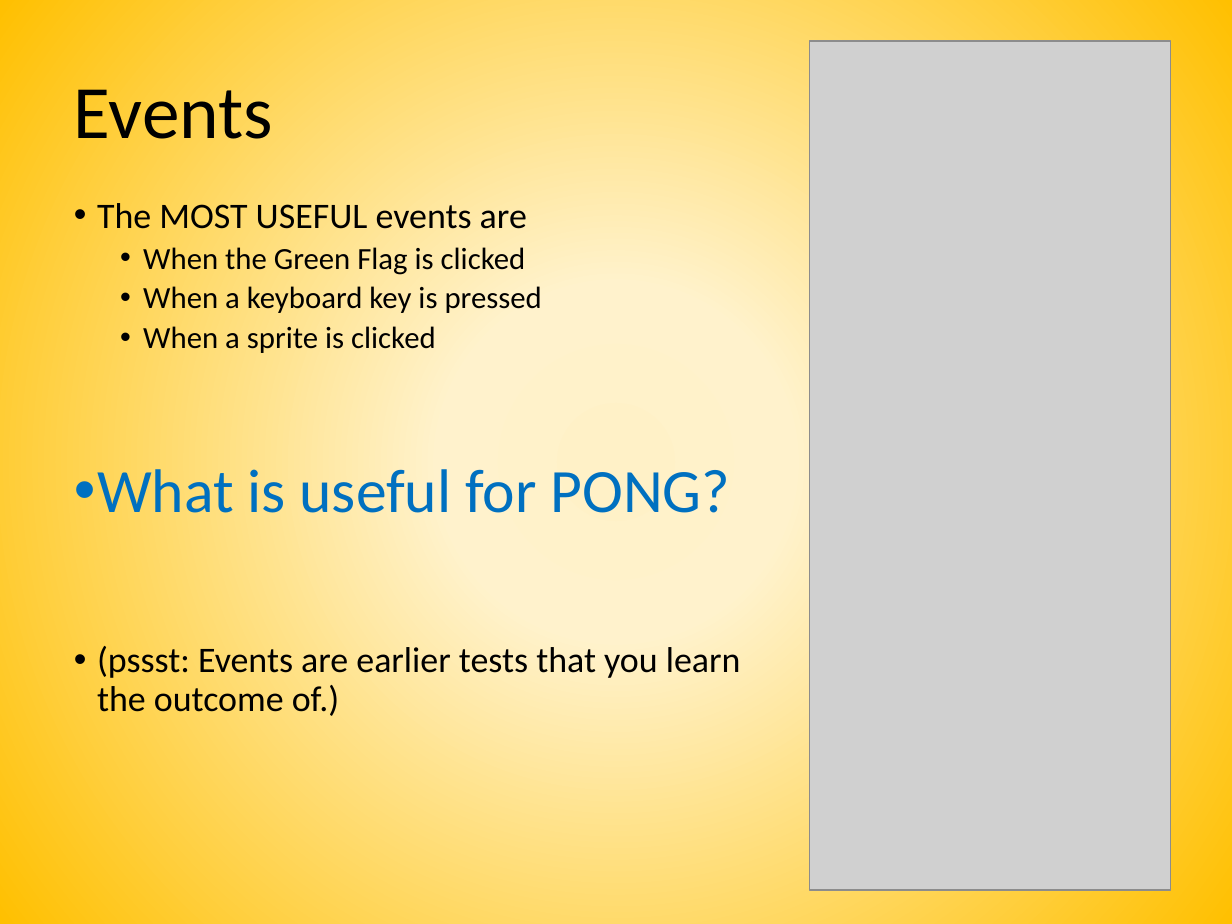
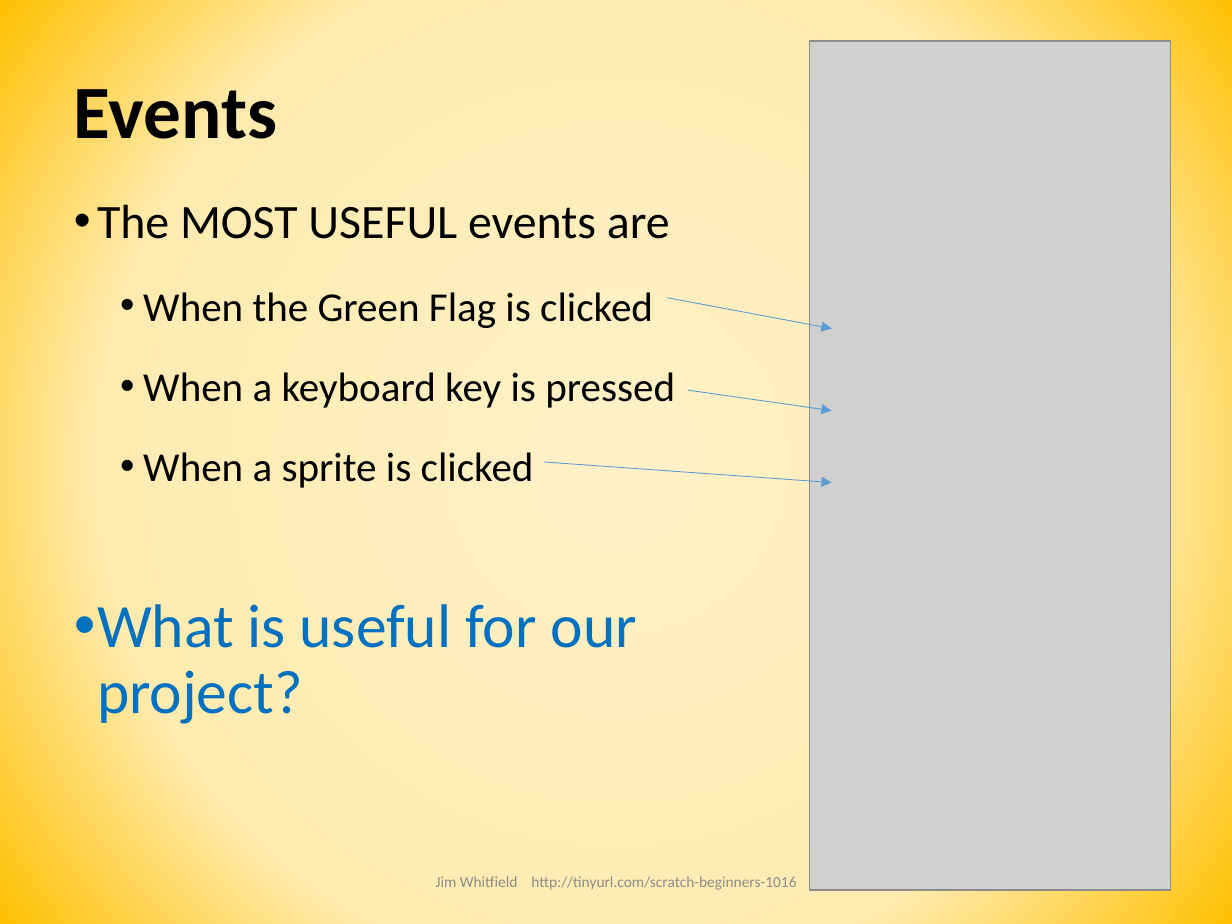
Before and after one commit to joedean/beginner-scratch, a slide deck: slide 7 of CoderDojo Beginner Scratch Session.pptx. Drawn at 1232x924 pixels with LibreOffice and Linux fonts; fonts in the diff are those of the drawing; grey boxes stand for pictures. Boxes give left, top, right and bottom in pixels: in the first picture for what was removed or moved away, otherwise in the second. Text is boxed around its words. In the diff, an @@ line names an element or a change of style, - is before the commit and + after.

```diff
--- a/CoderDojo Beginner Scratch Session.pptx
+++ b/CoderDojo Beginner Scratch Session.pptx
@@ background gradient #FFF1C7 to #FFF2CC to #FFC000 to gradient #FFF1C7 to #FFEBB0 to #FFC000 @@
@@ title "Events" at (x1=74, y1=76, x2=277, y2=156): bold on @@
@@ text at (x1=97, y1=204, x2=675, y2=488): size 21 to 28 pt in "The MOST USEFUL events are"; size 18 to 24 pt in "When the Green Flag is clicked", "When a keyboard key is pressed", "When a sprite is clicked"; line spacing 0.9 to 1.5 @@
@@ arrow added from (668, 298) to (832, 329), #5B9BD5 0.5 pt @@
@@ arrow added from (687, 391) to (832, 410), #5B9BD5 0.5 pt @@
@@ arrow added from (545, 462) to (832, 483), #5B9BD5 0.5 pt @@
@@ text at (x1=97, y1=604, x2=637, y2=728): text changed; size 21 to 36 pt; text colour #000000 to #0070C0 @@
-• What is useful for PONG?
-• (pssst: Events are earlier tests that you learn the outcome of.)
+• What is useful for our project?
@@ text added at (x1=436, y1=876, x2=796, y2=890), 9 pt, text #8C8C8C @@
+Jim Whitfield http://tinyurl.com/scratch-beginners-1016
```
Also in this commit, not shown: 24 other slides changed.
